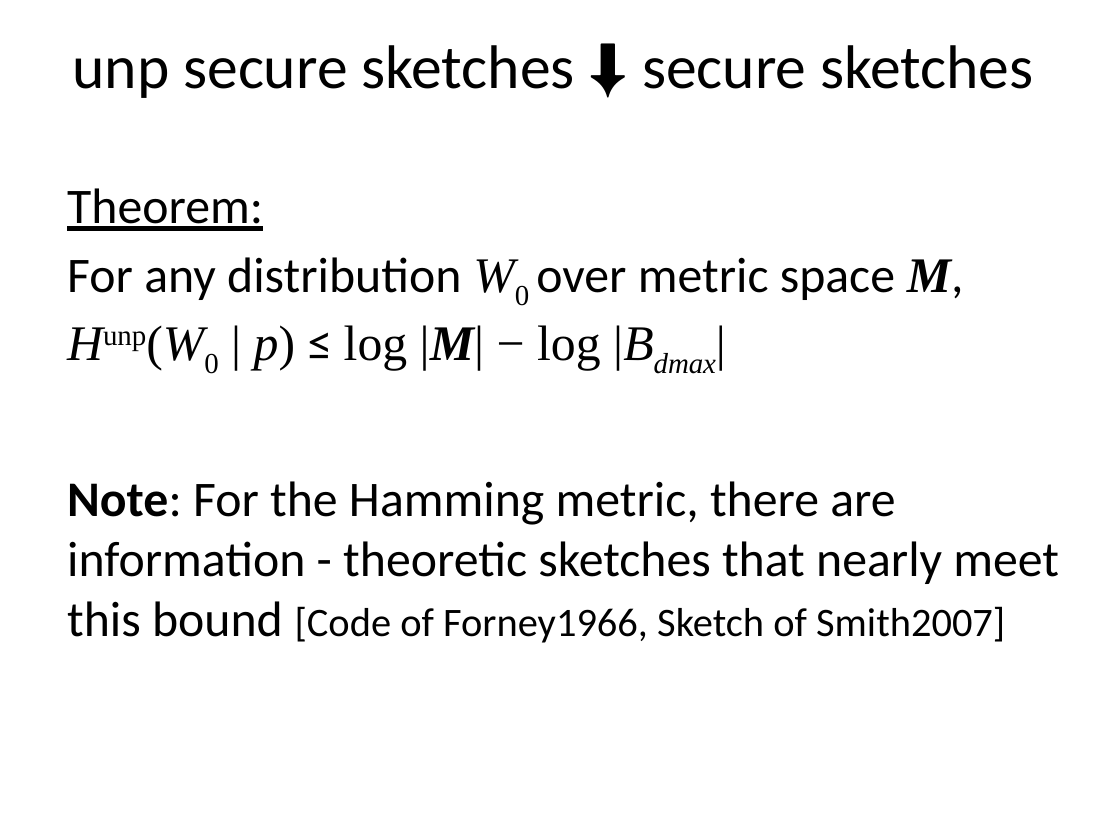
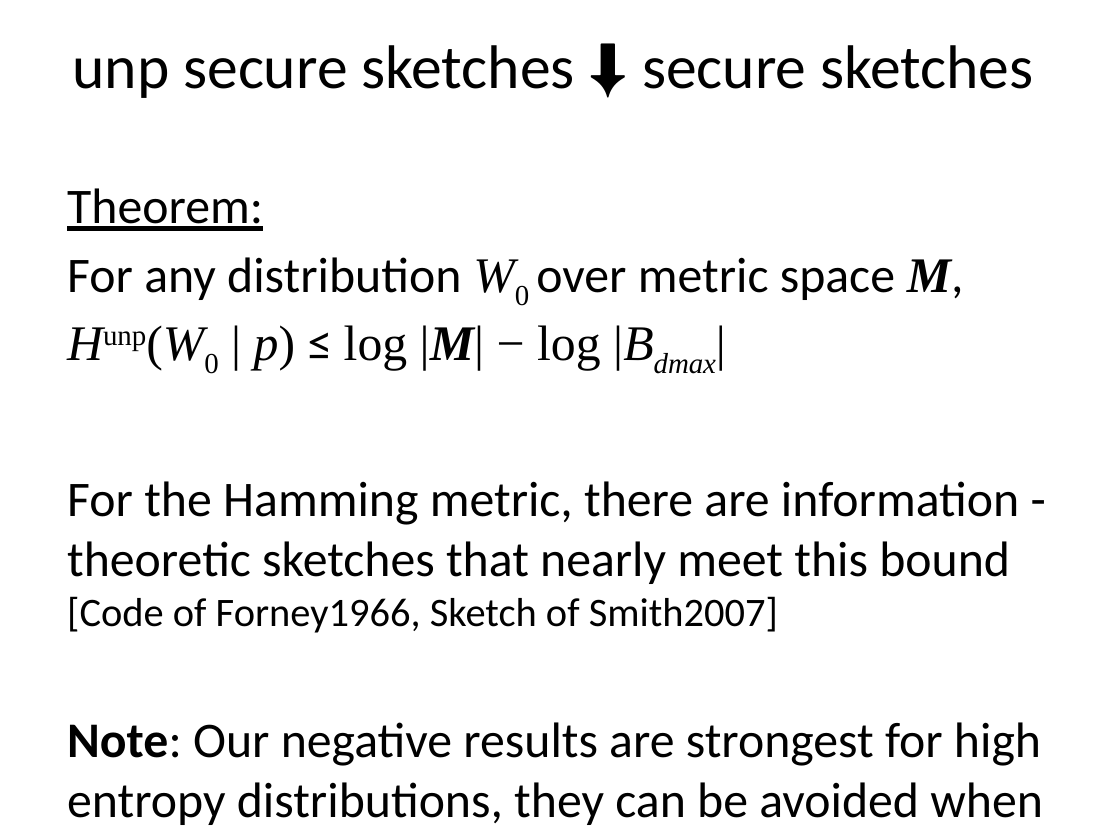
Before and after one commit to xianruimeng/comp-fuzzy-ext, a slide deck: slide 13 of ComputationalFuzzyExtractors-Asiacrypt.pptx. Drawn at 1120x840 pixels with LibreOffice and Linux fonts; fonts in the diff are those of the drawing. Boxes give left, top, right and bottom in pixels: in the first picture for what was removed or moved away, otherwise in the second. Text is boxed around its words. In the diff, an @@ line names an element or a change of style, - is before the commit and + after.

```diff
--- a/ComputationalFuzzyExtractors-Asiacrypt.pptx
+++ b/ComputationalFuzzyExtractors-Asiacrypt.pptx
@@ text at (67, 481, 1043, 825): text changed @@
-Note: For the Hamming metric, there are information - theoretic sketches that nearly meet this bound [Code of Forney1966, Sketch of Smith2007]
+For the Hamming metric, there are information - theoretic sketches that nearly meet this bound [Code of Forney1966, Sketch of Smith2007]
+Note: Our negative results are strongest for high entropy distributions, they can be avoided when
+H∞( W0 | p) = log |M| − log |Bdmax|
```
Also in this commit, not shown: 10 other slides changed.
